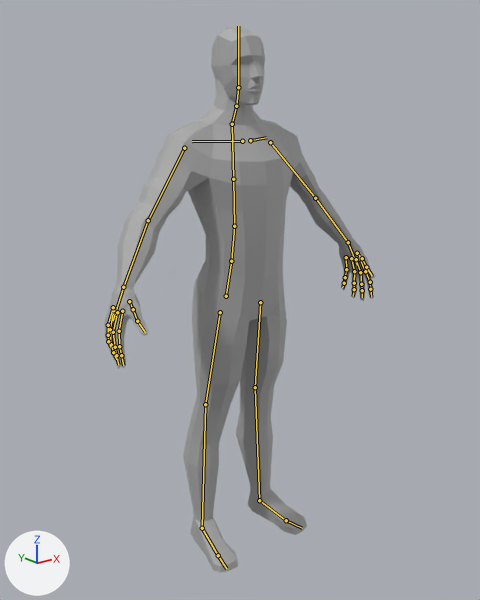
What one commit did to the Blender file assets/3d assets/playermodel_assets/male_base_mesh/male_base.blend.
The view is the same before and after, from a 50 mm camera at (-1.256, -1.557, 1.474) aimed at (-0.004, 0.009, 0.848). Arrows for +X, +Y and +Z are at lower left; the lights stay in place. The older version comes first. Both versions are drawn at frame 0 of the action 'shrug'; the numbers are the values there. The bones that bend it are drawn over the model as lines.

Objects in the first picture: 'male_base'.
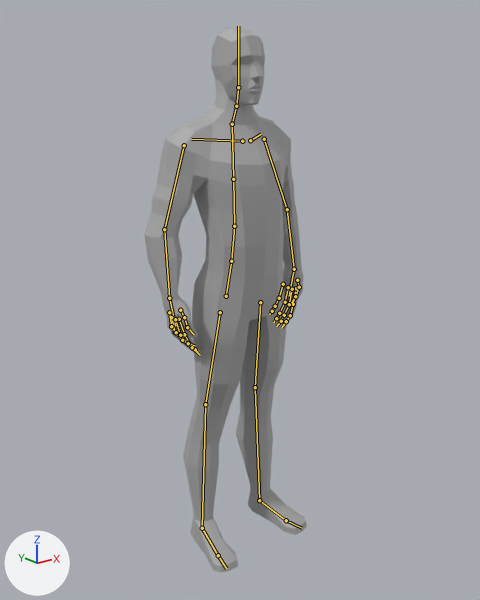
The edits, one by one:
Bone 'shoulder.L' (bone_shoulder_l) turns from (0, 0, 0) to (-7, 9, 4) degrees about its own x, y and z.
Bone 'upper_arm.L' (bone_upper_arm_l) turns from (0, 0, 0) to (-18, 0, -2) degrees about its own x, y and z.
Bone 'forearm.L' (bone_forearm_l) turns from (0, 0, 0) to (-14, -1, 0) degrees about its own x, y and z.
Bone 'hand.L' (bone_hand_l) turns from (0, 0, 0) to (-6, 0, 1) degrees about its own x, y and z.
Bone 'palm.01.L' (bone_palm_01_l) turns from (0, 0, 0) to (2, 1, 5) degrees about its own x, y and z.
Bone 'f_index.02.L' (bone_f_index_02_l) turns from (0, 0, 0) to (-2, 0, 2) degrees about its own x, y and z.
Bone 'thumb.01.L' (bone_thumb_01_l) turns from (0, 0, 0) to (6, 2, 6) degrees about its own x, y and z.
Bone 'thumb.02.L' (bone_thumb_02_l) turns from (0, 0, 0) to (-4, 2, 20) degrees about its own x, y and z.
Bone 'thumb.03.L' (bone_thumb_03_l) turns from (0, 0, 0) to (-10, 0, 7) degrees about its own x, y and z.
Bone 'palm.02.L' (bone_palm_02_l) turns from (0, 0, 0) to (6, 0, 1) degrees about its own x, y and z.
Bone 'f_middle.02.L' (bone_f_middle_02_l) turns from (0, 0, 0) to (-4, 0, 0) degrees about its own x, y and z.
Bone 'f_middle.03.L' (bone_f_middle_03_l) turns from (0, 0, 0) to (-2, 0, 0) degrees about its own x, y and z.
Bone 'palm.03.L' (bone_palm_03_l) turns from (0, 0, 0) to (11, -1, 0) degrees about its own x, y and z.
Bone 'f_ring.02.L' (bone_f_ring_02_l) turns from (0, 0, 0) to (-8, -1, -4) degrees about its own x, y and z.
Bone 'f_ring.03.L' (bone_f_ring_03_l) turns from (0, 0, 0) to (-6, 0, -2) degrees about its own x, y and z.
Bone 'palm.04.L' (bone_palm_04_l) turns from (0, 0, 0) to (9, -2, -7) degrees about its own x, y and z.
Bone 'f_pinky.02.L' (bone_f_pinky_02_l) turns from (0, 0, 0) to (-3, 0, -3) degrees about its own x, y and z.
Bone 'shoulder.R' (bone_shoulder_r) turns from (0, 0, 0) to (-6, -9, -2) degrees about its own x, y and z.
Bone 'upper_arm.R' (bone_upper_arm_r) turns from (0, 0, 0) to (-17, -1, 1) degrees about its own x, y and z.
Bone 'forearm.R' (bone_forearm_r) turns from (0, 0, 0) to (-13, 0, 0) degrees about its own x, y and z.
Bone 'hand.R' (bone_hand_r) turns from (0, 0, 0) to (-5, 0, -1) degrees about its own x, y and z.
Bone 'palm.01.R' (bone_palm_01_r) turns from (0, 0, 0) to (-1, -1, -4) degrees about its own x, y and z.
Bone 'thumb.01.R' (bone_thumb_01_r) turns from (0, 0, 0) to (21, -10, 7) degrees about its own x, y and z.
Bone 'thumb.02.R' (bone_thumb_02_r) turns from (0, 0, 0) to (1, -5, -36) degrees about its own x, y and z.
Bone 'thumb.03.R' (bone_thumb_03_r) turns from (0, 0, 0) to (-21, -3, -17) degrees about its own x, y and z.
Bone 'palm.03.R' (bone_palm_03_r) turns from (0, 0, 0) to (6, 1, 2) degrees about its own x, y and z.
Bone 'f_ring.02.R' (bone_f_ring_02_r) turns from (0, 0, 0) to (-6, 0, 3) degrees about its own x, y and z.
Bone 'f_ring.03.R' (bone_f_ring_03_r) turns from (0, 0, 0) to (-4, 0, 2) degrees about its own x, y and z.
Bone 'palm.04.R' (bone_palm_04_r) turns from (0, 0, 0) to (9, 1, 5) degrees about its own x, y and z.
Bone 'f_pinky.01.R' (bone_f_pinky_01_r) turns from (0, 0, 0) to (-9, 0, 4) degrees about its own x, y and z.
Bone 'f_pinky.03.R' (bone_f_pinky_03_r) turns from (0, 0, 0) to (-6, 0, 3) degrees about its own x, y and z.

Changed parts and their boxes (x1, y1, x2, y2) in the pictures (480 x 600 px):
'male_base', posed (40% narrower)
    before: (104, 27, 375, 573)
    after: (144, 27, 307, 573)
bone 'shoulder.L', root to tip
    before: (250, 140) to (266, 137)
    after: (250, 140) to (261, 134)
bone 'upper_arm.L', root to tip
    before: (270, 142) to (315, 198)
    after: (264, 139) to (287, 209)
bone 'forearm.L', root to tip
    before: (315, 198) to (348, 242)
    after: (287, 209) to (294, 269)
bone 'hand.L', root to tip
    before: (348, 242) to (357, 265)
    after: (294, 269) to (289, 296)
bone 'palm.01.L', root to tip
    before: (359, 258) to (365, 271)
    after: (296, 288) to (293, 304)
bone 'f_index.02.L', root to tip
    before: (370, 282) to (370, 289)
    after: (290, 315) to (286, 321)
bone 'thumb.01.L', root to tip
    before: (357, 253) to (362, 258)
    after: (297, 280) to (299, 287)
bone 'thumb.02.L', root to tip
    before: (362, 258) to (366, 267)
    after: (299, 287) to (295, 296)
bone 'thumb.03.L', root to tip
    before: (366, 267) to (372, 276)
    after: (295, 296) to (290, 305)
bone 'palm.02.L', root to tip
    before: (356, 259) to (360, 272)
    after: (292, 289) to (289, 304)
bone 'f_middle.02.L', root to tip
    before: (361, 284) to (362, 290)
    after: (284, 315) to (281, 321)
bone 'f_middle.03.L', root to tip
    before: (362, 290) to (362, 297)
    after: (281, 321) to (276, 326)
bone 'palm.03.L', root to tip
    before: (351, 258) to (354, 271)
    after: (288, 287) to (285, 302)
bone 'f_ring.02.L', root to tip
    before: (354, 283) to (354, 289)
    after: (279, 313) to (276, 318)
bone 'f_ring.03.L', root to tip
    before: (354, 289) to (353, 296)
    after: (276, 318) to (273, 322)
bone 'palm.04.L', root to tip
    before: (346, 257) to (346, 269)
    after: (283, 284) to (279, 298)
bone 'f_pinky.02.L', root to tip
    before: (345, 277) to (344, 283)
    after: (275, 306) to (272, 311)
bone 'shoulder.R', root to tip
    before: (242, 141) to (192, 141)
    after: (242, 141) to (191, 139)
bone 'upper_arm.R', root to tip
    before: (184, 148) to (148, 220)
    after: (184, 145) to (164, 229)
bone 'forearm.R', root to tip
    before: (148, 220) to (123, 287)
    after: (164, 229) to (169, 298)
bone 'hand.R', root to tip
    before: (123, 287) to (113, 320)
    after: (169, 298) to (175, 326)
bone 'palm.01.R', root to tip
    before: (122, 311) to (119, 331)
    after: (179, 319) to (184, 334)
bone 'thumb.01.R', root to tip
    before: (129, 301) to (133, 309)
    after: (180, 310) to (184, 317)
bone 'thumb.02.R', root to tip
    before: (133, 309) to (137, 321)
    after: (184, 317) to (187, 327)
bone 'thumb.03.R', root to tip
    before: (137, 321) to (145, 332)
    after: (187, 327) to (194, 334)
bone 'palm.03.R', root to tip
    before: (113, 310) to (110, 329)
    after: (171, 317) to (175, 332)
bone 'f_ring.02.R', root to tip
    before: (111, 344) to (113, 352)
    after: (182, 340) to (188, 343)
bone 'f_ring.03.R', root to tip
    before: (113, 352) to (116, 359)
    after: (188, 343) to (194, 345)
bone 'palm.04.R', root to tip
    before: (113, 307) to (108, 325)
    after: (169, 312) to (171, 326)
bone 'f_pinky.01.R', root to tip
    before: (108, 325) to (108, 335)
    after: (171, 326) to (176, 332)
bone 'f_pinky.03.R', root to tip
    before: (108, 341) to (110, 347)
    after: (180, 335) to (185, 336)
